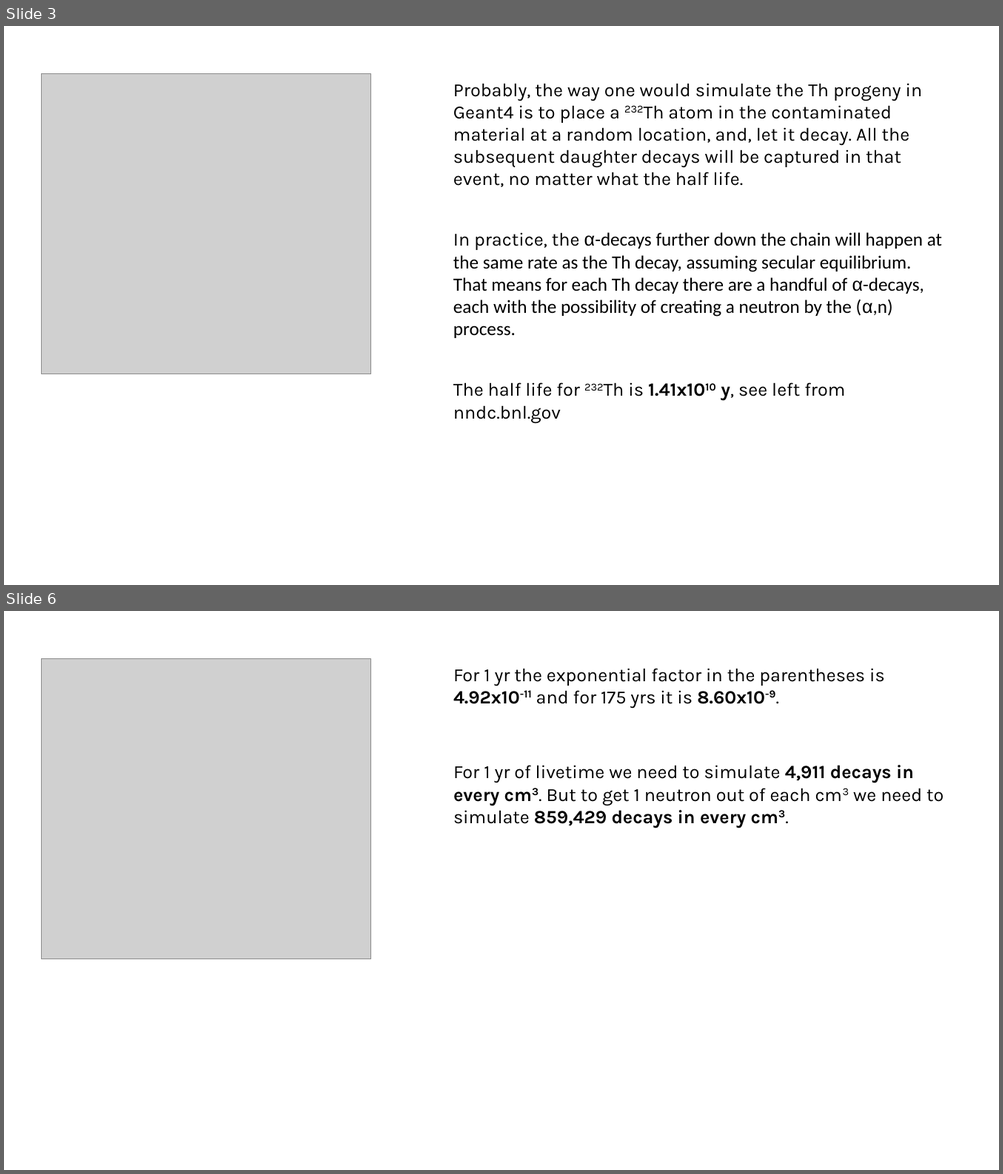
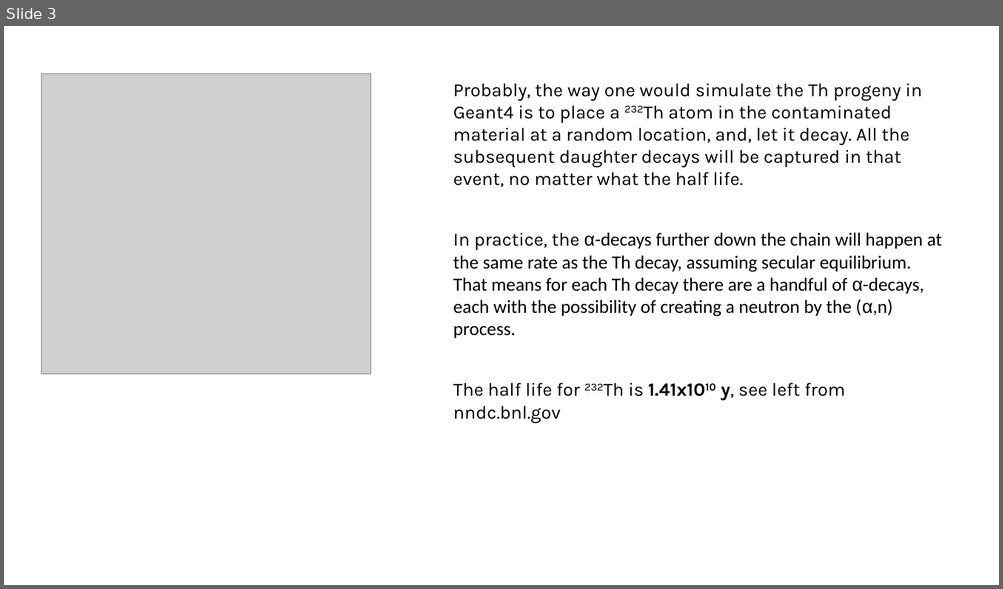
Before and after one commit to villano-lab/n-elec-scattering, a slide deck: 2-Flux/bknds_notes/an-simulation.pptx. Shown one above the other, each under a label of ours: slides 3 and 6 before the commit, slide 3 after it; the slides between them are not shown. The pictures are 1003x1174 and 1003x589 pixels, drawn with LibreOffice and Linux fonts; fonts in the diff are those of the drawing; grey boxes stand for pictures. Boxes give left, top, right and bottom in pixels: in the first picture for what was removed or moved away, otherwise in the second. Text is boxed around its words. In the diff, an @@ line names an element or a change of style, - is before the commit and + after.

```diff
--- a/2-Flux/bknds_notes/an-simulation.pptx
+++ b/2-Flux/bknds_notes/an-simulation.pptx
@@ slide 6 removed at bbox=[4, 611, 999, 1170], background #FFFFFF @@
@@ picture removed at bbox=[41, 659, 371, 960] @@
@@ text removed at bbox=[453, 668, 885, 708] @@
-For 1 yr the exponential factor in the parentheses is 4.92x10-11 and for 175 yrs it is 8.60x10-9.
@@ text removed at bbox=[453, 765, 943, 828] @@
-For 1 yr of livetime we need to simulate 4,911 decays in every cm3. But to get 1 neutron out of each cm3 we need to simulate 859,429 decays in every cm3.
```
Also in this commit, not shown: 5 slides changed, 2 slides added.
